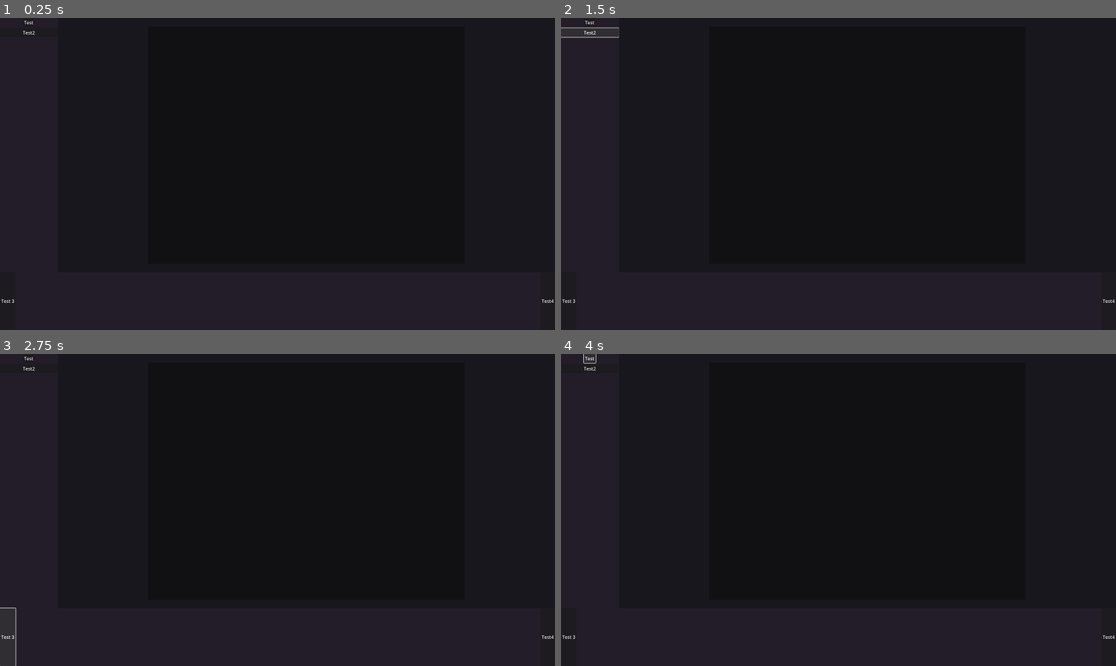
Above: before the commit, frames 1-4 (two rows, left to right).
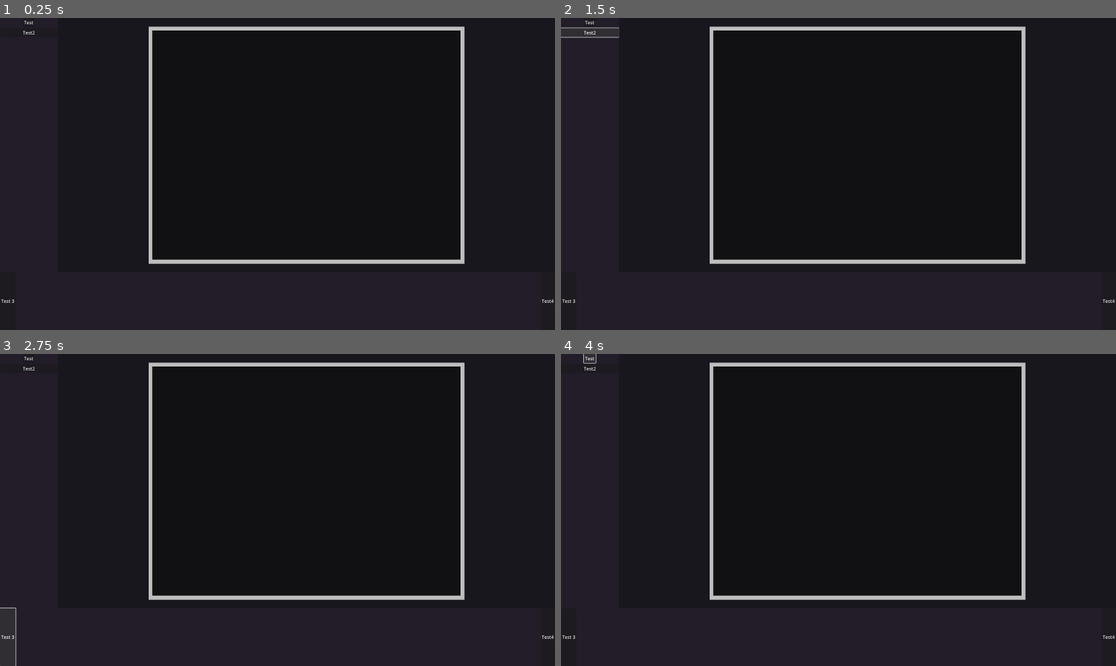
Above: after the commit, the same moments.

Repository: T4Ne/ThermalBox
Game: Godot game, scene res://scenes/main_box.tscn
Same seed, same stepped clock (60 frames per second), same inputs: the game is played once before the commit and once after it.
Inputs:
- Up to frame 1 (0.25 s): no input
- Up to frame 2 (1.5 s): click "Test" at 0.5 s; click "Test2" at 1.25 s
- Up to frame 3 (2.75 s): click "Test 3" at 2 s
- Up to frame 4 (4 s): click "Test4" at 2.75 s; click "Test" at 3.5 s

The runs differ from the first frame. In frame 1, 2.7% of the frame differs, in the area x 26-84%, y 2-79%; in frame 2, 2.7%; in frame 3, 2.7%; in frame 4, 2.7%.
Error before the commit: Invalid access to property or key 'cell_is_filled' on a base object of type 'RefCounted (CellData)'. (res://scripts/renderer.gd:67)

Commit message:
multithreaded particle movement

Diff:
--- a/scripts/chunk.gd
+++ b/scripts/chunk.gd
@@ -1,7 +1,8 @@
 class_name Chunk
 
-var cell_start: int
-var cell_end: int
+var cell_start: int = -1
+var cell_end: int = -1
+var particle_count: int = -1
 var particle_indexes: PackedInt32Array = []
 var positions: PackedVector2Array = []
 var velocities: PackedVector2Array = []
@@ -10,3 +11,8 @@
 func _init(start: int, end: int) -> void:
 	cell_start = start
 	cell_end = end
+
+func resize_buffers(size: int) -> void:
+	positions.resize(size)
+	velocities.resize(size)
+	accelerations.resize(size)
--- a/scripts/movement_handler.gd
+++ b/scripts/movement_handler.gd
@@ -4,18 +4,19 @@
 func _init() -> void:
 	pass
 
-func move(delta: float, particle_data: ParticleData, cell_data: CellData, chunk: Chunk) -> void:
+func move(delta: float, particle_data: ParticleData, _cell_data: CellData, chunk: Chunk) -> void:
 	# Velocity Verlet for each particle
-	var particle_count: int = particle_data.count
+	var particle_count: int = chunk.particle_count
+	var particle_ids: PackedInt32Array = chunk.particle_indexes
 	var particle_positions: PackedVector2Array = particle_data.positions
 	var particle_velocities: PackedVector2Array = particle_data.velocities
 	var particle_accelerations: PackedVector2Array = particle_data.accelerations
 
 	for particle_indx in range(particle_count):
-		var position := particle_positions[particle_indx]
-		var velocity := particle_velocities[particle_indx]
-		var acceleration := particle_accelerations[particle_indx]
-		# var _mass := particle_masses[particle_indx]
+		var particle_id: int = particle_ids[particle_indx]
+		var position: Vector2 = particle_positions[particle_id]
+		var velocity: Vector2 = particle_velocities[particle_id]
+		var acceleration: Vector2 = particle_accelerations[particle_id]
 
 		var half_step_velocity := _calculate_verlet_velocity(delta * 0.5, velocity, acceleration)
 		var full_step_position := _calculate_verlet_position(delta, position, half_step_velocity)
@@ -23,9 +24,9 @@
 		var full_step_acceleration := _calculate_verlet_acceleration(delta, acceleration)
 		var full_step_velocity := _calculate_verlet_velocity(delta * 0.5, half_step_velocity, full_step_acceleration)
 
-		particle_positions[particle_indx] = full_step_position
-		particle_velocities[particle_indx] = full_step_velocity
-		particle_accelerations[particle_indx] = full_step_acceleration
+		chunk.positions[particle_indx] = full_step_position
+		chunk.velocities[particle_indx] = full_step_velocity
+		chunk.accelerations[particle_indx] = full_step_acceleration
 
 func _calculate_verlet_position(delta: float, position: Vector2, velocity: Vector2) -> Vector2:
 	var new_position := position + velocity * delta
--- a/scripts/particle_data.gd
+++ b/scripts/particle_data.gd
@@ -24,8 +24,3 @@
 	accelerations.append(Vector2.ZERO)
 	radii.append(radius)
 	masses.append(mass)
-
-func swap_buffers(new_positions: PackedVector2Array, new_velocities: PackedVector2Array, new_accelerations: PackedVector2Array) -> void:
-	positions = new_positions.duplicate()
-	velocities = new_velocities.duplicate()
-	accelerations = new_accelerations.duplicate()
--- a/scripts/renderer.gd
+++ b/scripts/renderer.gd
@@ -64,14 +64,14 @@
 		mm_walls.instance_count = wall_count
 	var current_wall_indx: int = 0
 	var cell_count: int = cell_data.cell_count
-	var cell_is_filled: PackedByteArray = cell_data.cell_is_filled
+	var cell_is_wall: PackedByteArray = cell_data.cell_is_wall
 	var cell_area: Vector2i = cell_data.cell_area
 	var cell_size: int = cell_data.cell_size
 	var simulation_view_position: Vector2 = simulation_view.simulation_view_position
 	var simulation_view_scale: float = simulation_view.simulation_view_scale
 
 	for cell_indx in range(cell_count):
-		if not cell_is_filled[cell_indx]:
+		if not cell_is_wall[cell_indx]:
 			continue
 		@warning_ignore("integer_division")
 		var wall_array_position: Vector2i = Vector2i(cell_indx % cell_area.x, cell_indx / cell_area.x)
--- a/scripts/scheduler.gd
+++ b/scripts/scheduler.gd
@@ -4,17 +4,19 @@
 var cells: CellData
 var particles: ParticleData
 var thread_count: int = 4 #TODO: pull from settings. Project settings decoupled from this value
-var chunk_size: int = 100
+var chunk_size: int = 10
 var chunk_iterations: int
-var chunks: Array = []
+var chunks: Array[Chunk] = []
 var time_step: float
 
 func step(delta: float) -> void:
 	time_step = delta
 	_build_cell_map()
 	_assign_chunks()
-	var task_id: int = WorkerThreadPool.add_group_task(multi_threaded_step, chunk_iterations)
-	WorkerThreadPool.wait_for_task_completion(task_id)
+	if chunk_iterations != 0:
+		var group_id: int = WorkerThreadPool.add_group_task(multi_threaded_step, chunk_iterations)
+		WorkerThreadPool.wait_for_group_task_completion(group_id)
+	_apply_chunks()
 
 func multi_threaded_step(chunk_iter: int) -> void:
 	var chunk: Chunk = chunks[chunk_iter]
@@ -32,6 +34,14 @@
 		chunks.append(Chunk.new(current_indx, chunk_end))
 		chunk_iterations += 1
 		current_indx = chunk_end + 1
+
+func _apply_chunks() -> void:
+	for chunk in chunks:
+		for particle_indx in range(chunk.particle_count):
+			var particle_id: int = chunk.particle_indexes[particle_indx]
+			particles.positions[particle_id] = chunk.positions[particle_indx]
+			particles.velocities[particle_id] = chunk.velocities[particle_indx]
+			particles.accelerations[particle_id] = chunk.accelerations[particle_indx]
 
 func set_cell_data(object: CellData) -> void:
 	cells = object
@@ -56,15 +66,15 @@
 	# Count and determine cells of particles, also count occupied cells
 	for par_indx in count:
 		var cell_id: int = _cell_id_from_pos(particles.positions[par_indx])
-		if cells.cell_offsets[cell_id + 1] == 0:
+		if cells.cell_offsets[cell_id] == 0:
 			non_empty_cells += 1
 			cells.occupied_cell_ids.append(cell_id)
-		cells.cell_offsets[cell_id + 1] += 1
+		cells.cell_offsets[cell_id] += 1
 	cells.occupied_cell_count = non_empty_cells
 
 	# Exclusive prefix sum
 	var run_sum: int = 0
-	for cell_indx in cells.cell_count + 1:
+	for cell_indx in range(cells.cell_count + 1):
 		var temp: int = cells.cell_offsets[cell_indx]
 		cells.cell_offsets[cell_indx] = run_sum
 		run_sum += temp
@@ -73,7 +83,7 @@
 
 	# Scatter pass
 	var write_cursor: PackedInt32Array = PackedInt32Array(cells.cell_offsets)
-	for par_indx in count:
+	for par_indx in range(count):
 		var cell_id: int = _cell_id_from_pos(particles.positions[par_indx])
 		var destination: int = write_cursor[cell_id]
 		cells.cell_particle_indexes[destination] = par_indx
--- a/scripts/simulation.gd
+++ b/scripts/simulation.gd
@@ -6,15 +6,16 @@
 	pass
 
 func move_particles(delta: float, particles: ParticleData, cells: CellData, chunk: Chunk) -> void:
-	_prepare_chunk_info(cells, chunk)
+	_prepare_chunk(cells, chunk)
 	movement_handler.move(delta, particles, cells, chunk)
 
-func _prepare_chunk_info(cells: CellData, chunk: Chunk) -> void:
+func _prepare_chunk(cells: CellData, chunk: Chunk) -> void:
 	var start_cell_indx: int = chunk.cell_start
 	var end_cell_indx: int = chunk.cell_end # inclusive endpoint
 	var occup_cell_ids: PackedInt32Array = cells.occupied_cell_ids
 	var offsets: PackedInt32Array = cells.cell_offsets
 	var cell_particle_ids: PackedInt32Array = cells.cell_particle_indexes
+	var count: int = 0
 
 	for occup_indx in range(start_cell_indx, end_cell_indx + 1):
 		var cell_indx: int = occup_cell_ids[occup_indx]
@@ -24,3 +25,7 @@
 		for indx in range(particle_indx_start, particle_indx_end):
 			var particle_id: int = cell_particle_ids[indx]
 			chunk.particle_indexes.append(particle_id)
+			count += 1
+
+	chunk.particle_count = count
+	chunk.resize_buffers(count)
